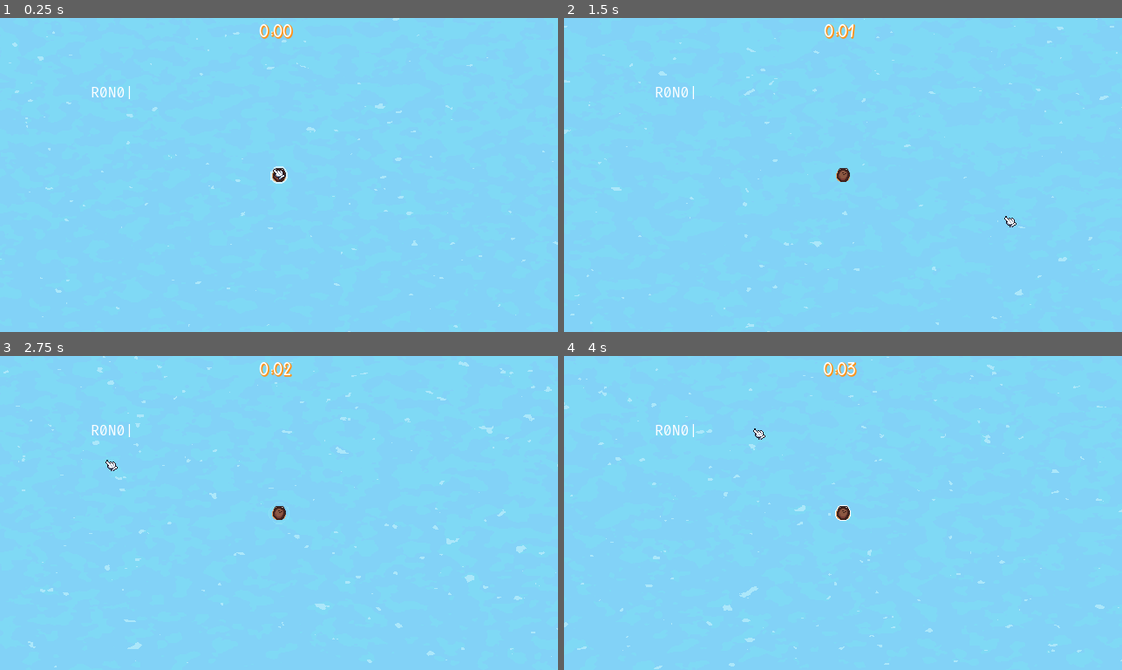
Above: before the commit, frames 1-4 (two rows, left to right).
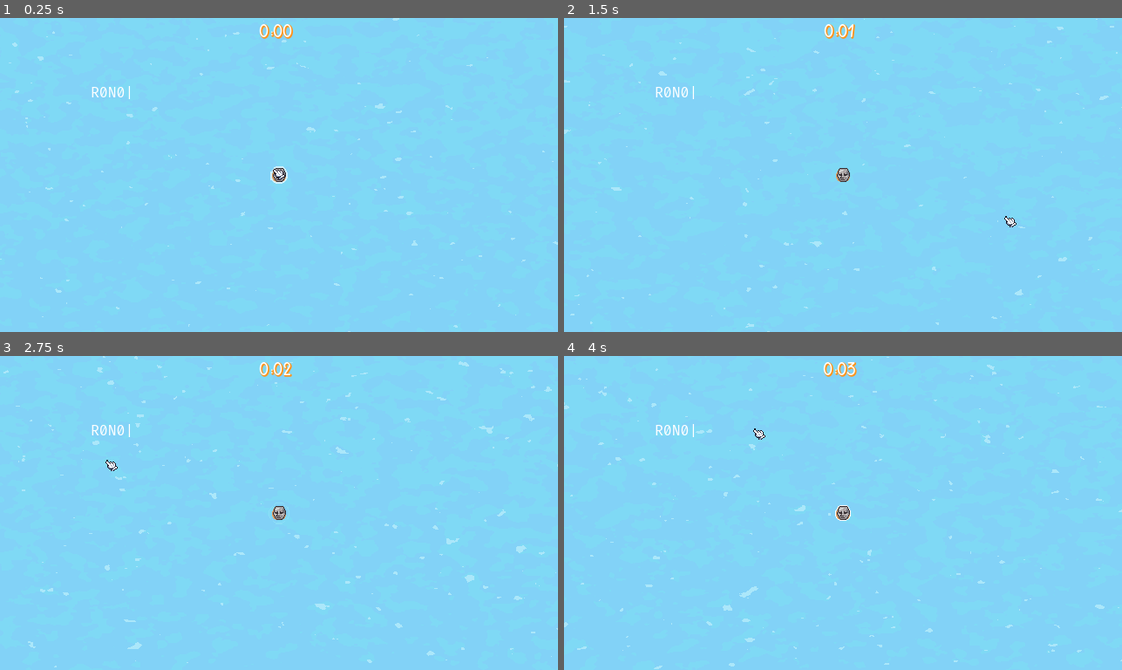
Above: after the commit, the same moments.

Repository: ninesliced/micro-jam-061
Game: Godot game, scene res://src/scripts/game/game.tscn
Two runs of this game, one before a commit and one after it. Both use one fixed random seed, a clock stepped at 60 frames per second and the inputs below. This scene is started directly instead of the project's main scene.
Inputs (mouse positions are in pixels of both pictures, inside the frame that each line leads up to):
- Up to frame 1 (0.25 s): no input
- Up to frame 2 (1.5 s): tap Enter at 0.5 s; move the mouse to (815, 237) at 0.52 s; click (815, 237) at 0.67 s; tap Space at 0.77 s; move the mouse to (1010, 222) at 1.27 s; click (1010, 222) at 1.42 s
- Up to frame 3 (2.75 s): tap Space at 1.52 s; move the mouse to (111, 465) at 2.02 s; click (111, 465) at 2.17 s
- Up to frame 4 (4 s): move the mouse to (870, 513) at 2.77 s; click (870, 513) at 2.92 s; tap Space at 3.02, 3.77 s; move the mouse to (759, 434) at 3.52 s; click (759, 434) at 3.67 s

The runs differ from the first frame. In frame 1, less than 0.1% of the frame differs, in the area x 48-52%, y 48-52%; in frame 2, less than 0.1%; in frame 3, less than 0.1%; in frame 4, less than 0.1%.

Commit message:
rtterterert

Diff:
--- a/src/scripts/block/item/george.tres
+++ b/src/scripts/block/item/george.tres
@@ -6,4 +6,5 @@
 script = ExtResource("1_7ghpp")
 name = "George"
 random_state_update = -1.0
+tileset_source_id = 2
 metadata/_custom_type_script = "uid://cxe6xhurg1qks"
--- a/src/scripts/map/item_tile_set.tres
+++ b/src/scripts/map/item_tile_set.tres
@@ -24,4 +24,4 @@
 
 [resource]
 sources/7 = SubResource("TileSetAtlasSource_yw7po")
-sources/0 = SubResource("TileSetAtlasSource_rfc68")
+sources/2 = SubResource("TileSetAtlasSource_rfc68")
